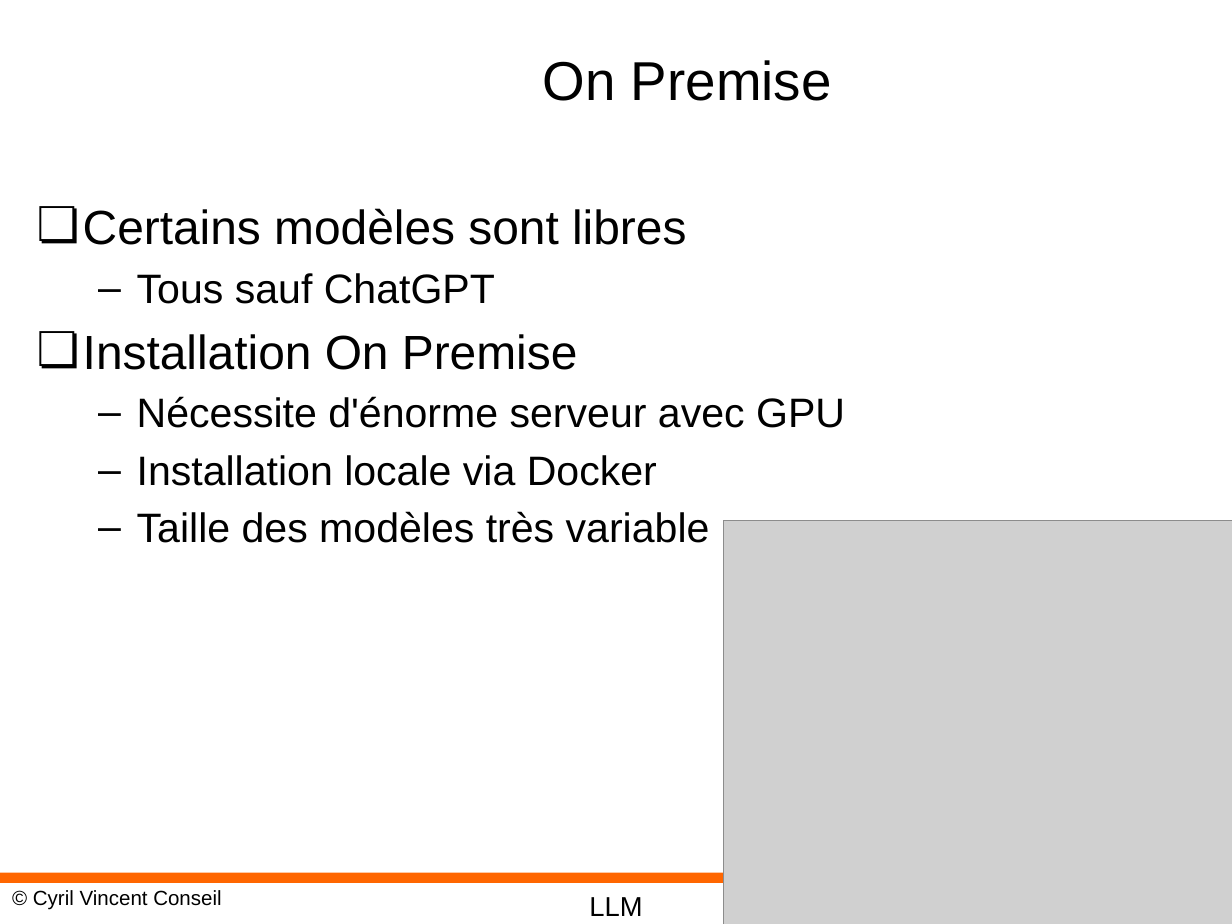
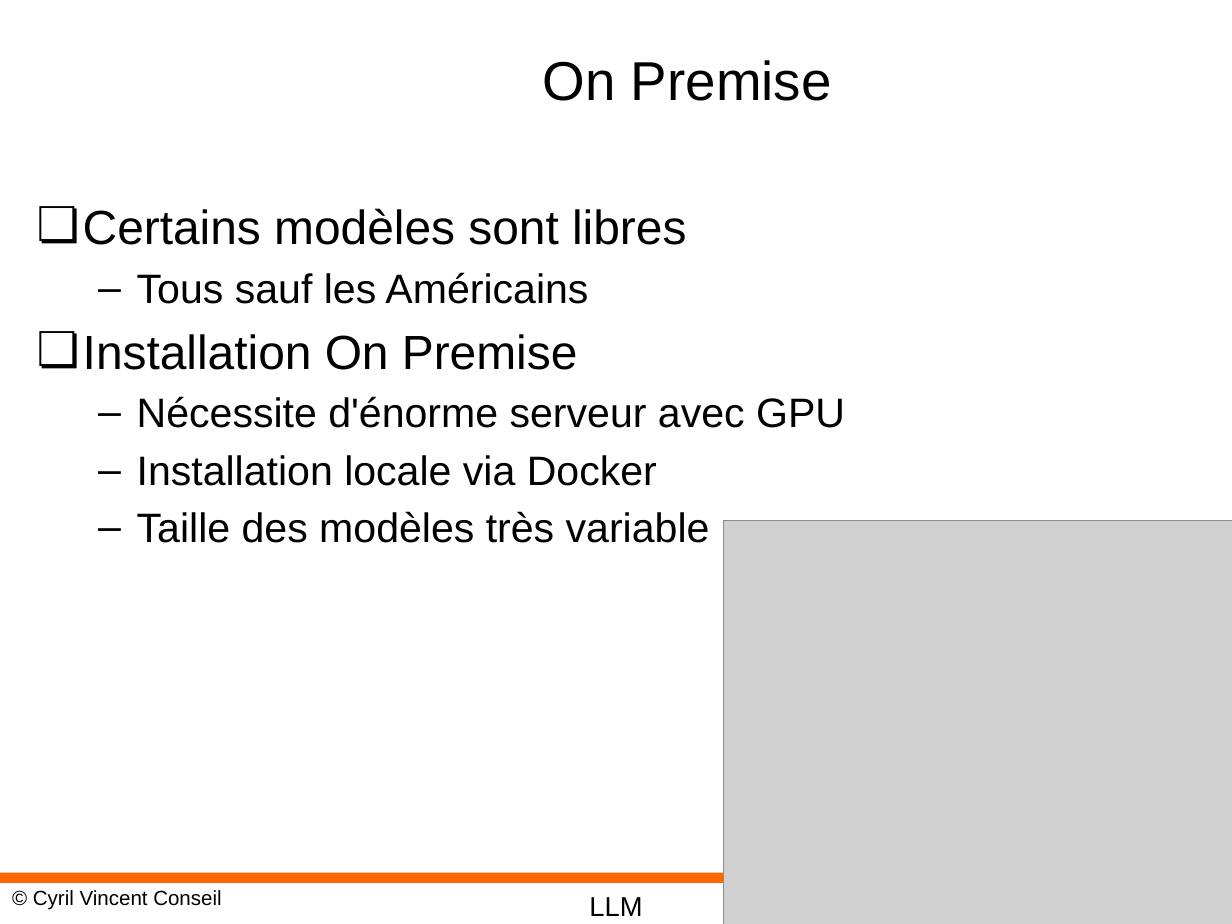
Before and after one commit to cyrilvincent/ia_industrie, a slide deck: slide 13 of ppt/IndusAI10-LLM.pptx. Drawn at 1232x924 pixels with LibreOffice and Linux fonts; fonts in the diff are those of the drawing; grey boxes stand for pictures; background and template pictures are left out. Boxes give left, top, right and bottom in pixels: in the first picture for what was removed or moved away, otherwise in the second. Text is boxed around its words. In the diff, an @@ line names an element or a change of style, - is before the commit and + after.

```diff
--- a/ppt/IndusAI10-LLM.pptx
+++ b/ppt/IndusAI10-LLM.pptx
@@ text at [137, 272, 588, 304]: text changed @@
-  – Tous sauf ChatGPT
+  – Tous sauf les Américains
```
Also in this commit, not shown: 1 other slide changed, 2 other files.
